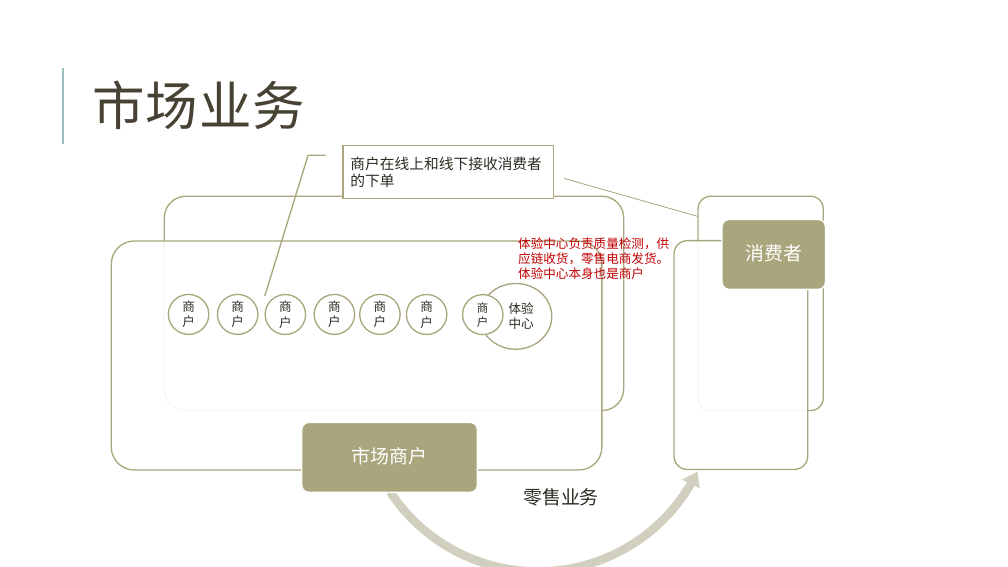
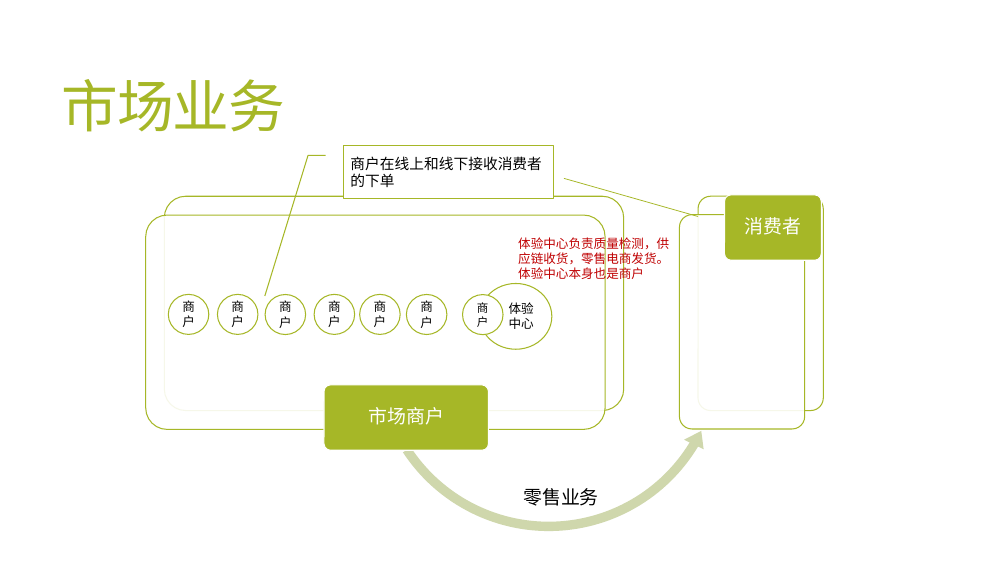
Before and after one commit to jzgi/chainsmart, a slide deck: slide 11 of Docs/品链供销平台.pptx. Drawn at 1008x567 pixels with LibreOffice and Linux fonts; fonts in the diff are those of the drawing. Boxes give left, top, right and bottom in pixels: in the first picture for what was removed or moved away, otherwise in the second. Text is boxed around its words. In the diff, an @@ line names an element or a change of style, - is before the commit and + after.

```diff
--- a/Docs/品链供销平台.pptx
+++ b/Docs/品链供销平台.pptx
@@ title "市场业务": place and size @@
-title "市场业务" at bbox=[92, 80, 305, 129]
+title "市场业务" at bbox=[62, 79, 285, 132]
@@ title "市场业务" at bbox=[62, 79, 285, 132]: size 50 to 54 pt, text colour #474233 to #A6B727, letter spacing 1 to -1.2 pt; line spacing 0.8 to 0.85 @@
@@ line removed from (63, 144) to (63, 68) @@
@@ text colour #2E2B21 to #000000; outline #A9A57C 1.25 pt to #A6B727 1 pt in 9 elements at bbox=[315, 294, 355, 334], bbox=[218, 294, 259, 334], bbox=[265, 295, 306, 335], bbox=[480, 284, 552, 349], bbox=[463, 295, 504, 335], bbox=[407, 295, 448, 335], bbox=[360, 294, 401, 334], bbox=[169, 294, 209, 334], bbox=[343, 145, 554, 199] @@
@@ left circular arrow: place and size @@
-left circular arrow at bbox=[351, 208, 724, 567]
+left circular arrow at bbox=[368, 176, 730, 538]
@@ left circular arrow at bbox=[368, 176, 730, 538]: fill #D1CFBF to #D0D8AD; proportions changed @@
@@ line (564, 178) - (698, 216): stroke #A9A57C 0.75 pt to #A6B727 0.75 pt @@
@@ rounded rectangle: place and size @@
-rounded rectangle at bbox=[722, 219, 826, 289]
+rounded rectangle at bbox=[724, 195, 821, 261]
@@ rounded rectangle at bbox=[724, 195, 821, 261]: fill #A9A57C to #A6B727; outline #FFFFFF 1.25 pt to #FFFFFF 1 pt @@
@@ text "消费者": place and size @@
-text "消费者" at bbox=[745, 244, 802, 262]
+text "消费者" at bbox=[745, 217, 802, 235]
@@ outline #A9A57C 1.25 pt to #A6B727 1 pt in 4 elements at bbox=[698, 197, 823, 411], bbox=[164, 197, 624, 411], bbox=[680, 215, 805, 429], bbox=[146, 216, 606, 430] @@
@@ rounded rectangle: place and size @@
-rounded rectangle at bbox=[111, 241, 602, 470]
+rounded rectangle at bbox=[146, 216, 606, 430]
@@ rounded rectangle: place and size @@
-rounded rectangle at bbox=[675, 240, 808, 470]
+rounded rectangle at bbox=[680, 215, 805, 429]
@@ rounded rectangle at bbox=[324, 385, 489, 451]: fill #A9A57C to #A6B727; outline #FFFFFF 1.25 pt to #FFFFFF 1 pt @@
@@ rounded rectangle: place and size @@
-rounded rectangle at bbox=[302, 423, 477, 492]
+rounded rectangle at bbox=[324, 385, 489, 451]
@@ text "市场商户": place and size @@
-text "市场商户" at bbox=[352, 447, 428, 465]
+text "市场商户" at bbox=[368, 407, 444, 425]
@@ text "零售业务" at bbox=[523, 488, 599, 506]: text colour #2E2B21 to #000000 @@
```
Also in this commit, not shown: 31 other slides changed, 4 slides added, 17 other files.
